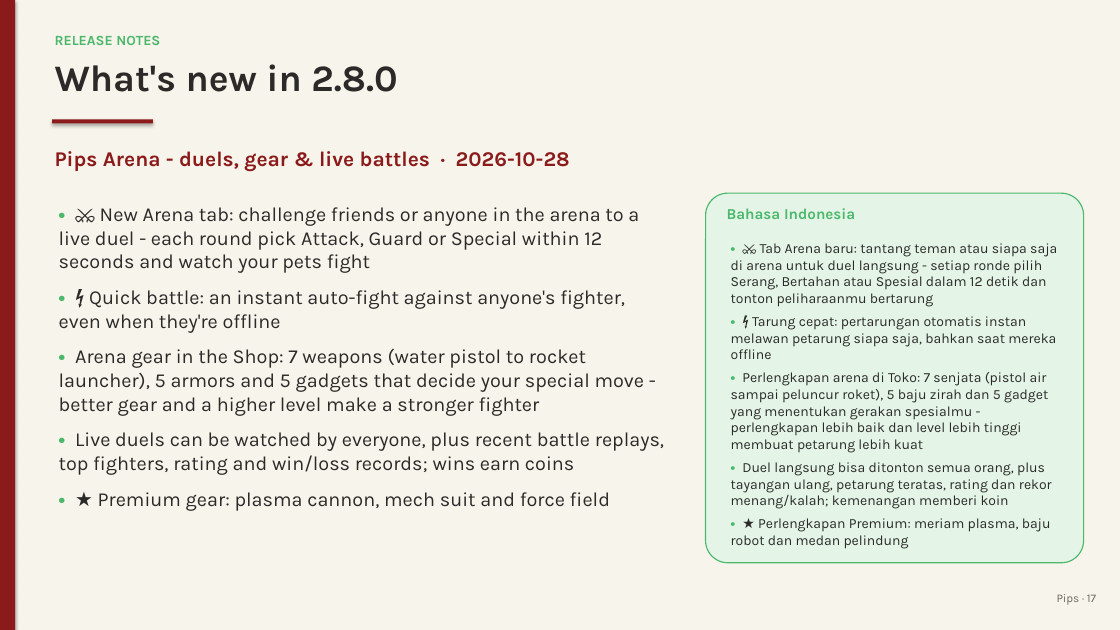
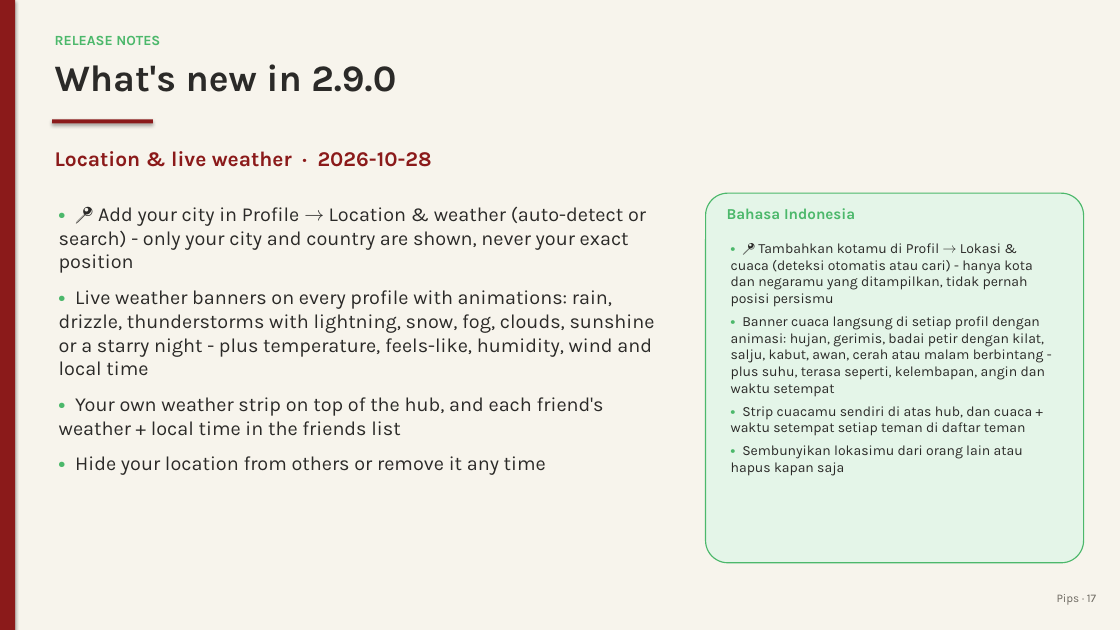
Before and after one commit to juw12/projects, a slide deck: slide 17 of apps/pips/web/download/Pips-Guide.pptx. Drawn at 1120x630 pixels with LibreOffice and Linux fonts; fonts in the diff are those of the drawing. Boxes give left, top, right and bottom in pixels: in the first picture for what was removed or moved away, otherwise in the second. Text is boxed around its words. In the diff, an @@ line names an element or a change of style, - is before the commit and + after.

Commit message:
pips 2.9.0: Location & live weather

```diff
--- a/apps/pips/web/download/Pips-Guide.pptx
+++ b/apps/pips/web/download/Pips-Guide.pptx
@@ text at box(55, 64, 396, 92): text changed @@
-What's new in 2.8.0
+What's new in 2.9.0
@@ text at box(55, 151, 432, 167): text changed @@
-Pips Arena - duels, gear & live battles · 2026-10-28
+Location & live weather · 2026-10-28
@@ text at box(59, 207, 655, 475): text changed @@
-• ⚔ New Arena tab: challenge friends or anyone in the arena to a live duel - each round pick Attack, Guard or Special within 12 seconds and watch your pets fight
-• ⚡ Quick battle: an instant auto-fight against anyone's fighter, even when they're offline
-• Arena gear in the Shop: 7 weapons (water pistol to rocket launcher), 5 armors and 5 gadgets that decide your special move - better gear and a higher level make a stronger fighter
-• Live duels can be watched by everyone, plus recent battle replays, top fighters, rating and win/loss records; wins earn coins
-• ★ Premium gear: plasma cannon, mech suit and force field
+• 📍 Add your city in Profile → Location & weather (auto-detect or search) - only your city and country are shown, never your exact position
+• Live weather banners on every profile with animations: rain, drizzle, thunderstorms with lightning, snow, fog, clouds, sunshine or a starry night - plus temperature, feels-like, humidity, wind and local time
+• Your own weather strip on top of the hub, and each friend's weather + local time in the friends list
+• Hide your location from others or remove it any time
@@ text at box(731, 243, 1045, 476): text changed @@
-• ⚔ Tab Arena baru: tantang teman atau siapa saja di arena untuk duel langsung - setiap ronde pilih Serang, Bertahan atau Spesial dalam 12 detik dan tonton peliharaanmu bertarung
-• ⚡ Tarung cepat: pertarungan otomatis instan melawan petarung siapa saja, bahkan saat mereka offline
-• Perlengkapan arena di Toko: 7 senjata (pistol air sampai peluncur roket), 5 baju zirah dan 5 gadget yang menentukan gerakan spesialmu - perlengkapan lebih baik dan level lebih tinggi membuat petarung lebih kuat
-• Duel langsung bisa ditonton semua orang, plus tayangan ulang, petarung teratas, rating dan rekor menang/kalah; kemenangan memberi koin
-• ★ Perlengkapan Premium: meriam plasma, baju robot dan medan pelindung
+• 📍 Tambahkan kotamu di Profil → Lokasi & cuaca (deteksi otomatis atau cari) - hanya kota dan negaramu yang ditampilkan, tidak pernah posisi persismu
+• Banner cuaca langsung di setiap profil dengan animasi: hujan, gerimis, badai petir dengan kilat, salju, kabut, awan, cerah atau malam berbintang - plus suhu, terasa seperti, kelembapan, angin dan waktu setempat
+• Strip cuacamu sendiri di atas hub, dan cuaca + waktu setempat setiap teman di daftar teman
+• Sembunyikan lokasimu dari orang lain atau hapus kapan saja
```
Also in this commit, not shown: 2 other slides changed, 10 other files.
